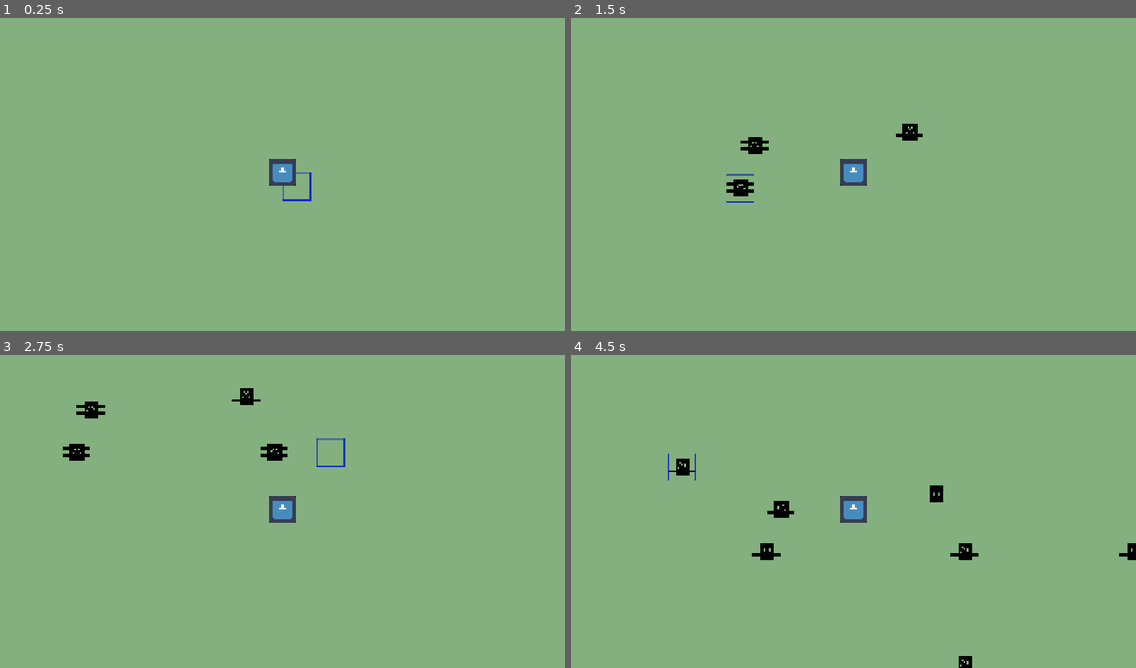
Above: before the commit, frames 1-4 (two rows, left to right).
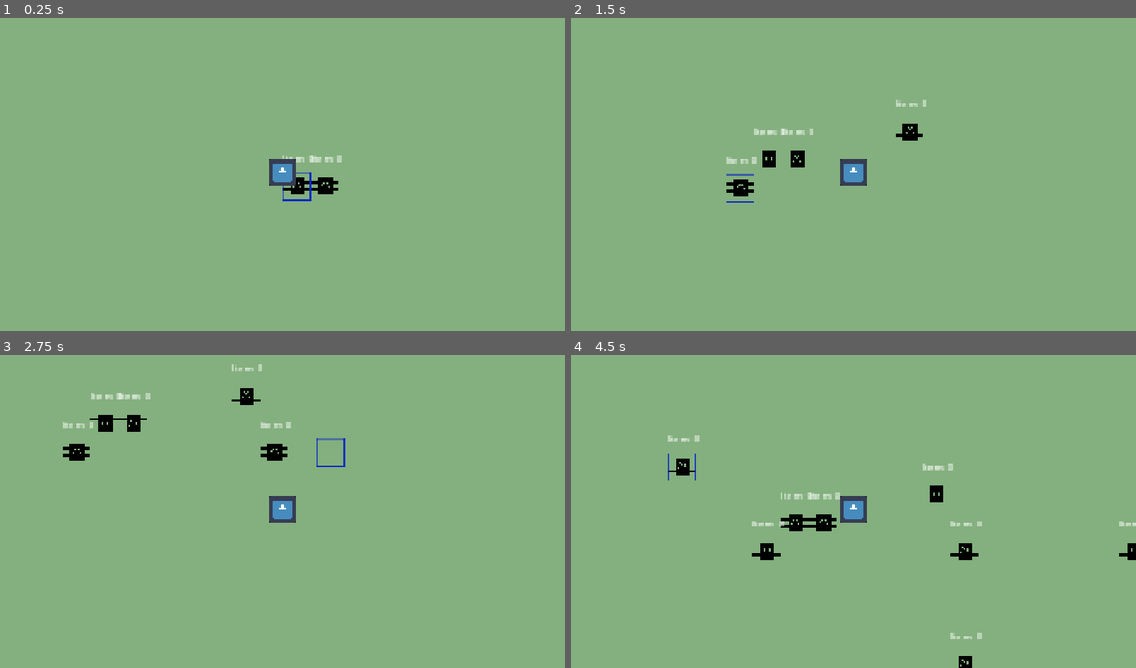
Above: after the commit, the same moments.

Repository: jrhoads33/factory-rush
Game: Godot game, scene res://scenes/factory_manager.tscn
Two runs of this game, one before a commit and one after it. Both use one fixed random seed, a clock stepped at 60 frames per second and the inputs below. The engine's default icon, where the game draws it, is replaced by a stand-in: a white triangle on a blue panel in a dark square.
Inputs (mouse positions are in pixels of both pictures, inside the frame that each line leads up to):
- Up to frame 1 (0.25 s): no input
- Up to frame 2 (1.5 s): tap Enter at 0.5 s; move the mouse to (977, 155) at 0.52 s; hold D (right) 0.53-1.28 s; click (977, 155) at 0.67 s; move the mouse to (740, 187) at 1.27 s; hold S (down) from 1.28 s (still down); click (740, 187) at 1.42 s
- Up to frame 3 (2.75 s): move the mouse to (339, 439) at 2.02 s; release S (down) at 2.03 s; hold D (right) from 2.03 s (still down); click (339, 439) at 2.17 s
- Up to frame 4 (4.5 s): move the mouse to (825, 574) at 2.77 s; release D (right) at 2.78 s; hold W (up) 2.78-3.53 s; click (825, 574) at 2.92 s; move the mouse to (1023, 558) at 3.52 s; hold A (left) from 3.53 s (still down); click (1023, 558) at 3.67 s; move the mouse to (684, 461) at 4.27 s; click (684, 461) at 4.42 s

The runs differ from the first frame. In frame 1, 0.4% of the frame differs, in the area x 50-61%, y 43-57%; in frame 2, 0.7%; in frame 3, 0.8%; in frame 4, 1.0%, in the area x 17-100%, y 25-91%.

Commit message:
Working item transfer system

Diff:
--- a/scenes/factory_manager.tscn
+++ b/scenes/factory_manager.tscn
@@ -3,8 +3,6 @@
 [ext_resource type="Script" uid="uid://pvd5js8cj4is" path="res://scripts/factory_manager.gd" id="1_vlkmt"]
 [ext_resource type="PackedScene" uid="uid://bagfqrmsiprhx" path="res://scenes/level1.tscn" id="1_xghbp"]
 [ext_resource type="PackedScene" uid="uid://bso257pts12be" path="res://scenes/select_hover.tscn" id="2_fwkfo"]
-[ext_resource type="PackedScene" uid="uid://cx4e4666jihef" path="res://scenes/machine.tscn" id="4_8tkgl"]
-[ext_resource type="Resource" uid="uid://btfbk5hpe7kvk" path="res://data/machines/converyer.tres" id="5_28sjo"]
 [ext_resource type="PackedScene" uid="uid://c45md6xgmovbi" path="res://scenes/player.tscn" id="6_u4duj"]
 [ext_resource type="PackedScene" uid="uid://ca1woy7mxw7oi" path="res://scenes/MachineContainer.tscn" id="7_hctn2"]
 
@@ -15,9 +13,6 @@
 
 [node name="MachineContainer" parent="." unique_id=1345146759 instance=ExtResource("7_hctn2")]
 
-[node name="Machine" parent="MachineContainer" unique_id=789845287 instance=ExtResource("4_8tkgl")]
-machine_resource = ExtResource("5_28sjo")
-
 [node name="SelectHover" parent="." unique_id=1060354274 instance=ExtResource("2_fwkfo")]
 
 [node name="Player" parent="." unique_id=657955515 instance=ExtResource("6_u4duj")]
--- a/scenes/item.tscn
+++ b/scenes/item.tscn
@@ -2,18 +2,9 @@
 
 [ext_resource type="Texture2D" uid="uid://32pfx1tyg8sr" path="res://sprites/item.png" id="1_4gq7n"]
 [ext_resource type="Script" uid="uid://bsln65lamkuc1" path="res://scripts/item.gd" id="1_s8enn"]
-[ext_resource type="Script" uid="uid://ro00kvle701y" path="res://scripts/resource_definitions/item_definition.gd" id="2_6muww"]
-
-[sub_resource type="Resource" id="Resource_vljjh"]
-script = ExtResource("2_6muww")
-id = "0"
-display_name = "wood"
-texture = ExtResource("1_4gq7n")
-metadata/_custom_type_script = "uid://ro00kvle701y"
 
 [node name="Item" type="Node2D" unique_id=674799371]
 script = ExtResource("1_s8enn")
-item_definition = SubResource("Resource_vljjh")
 
 [node name="Sprite2D" type="Sprite2D" parent="." unique_id=1741294974]
 texture_filter = 1
--- a/scenes/machine.tscn
+++ b/scenes/machine.tscn
@@ -16,3 +16,25 @@
 [node name="Sprite2D" type="Sprite2D" parent="." unique_id=1344905572]
 texture_filter = 1
 texture = ExtResource("1_a5lir")
+
+[node name="InventoryLabel" type="Label" parent="." unique_id=291047808]
+texture_filter = 1
+offset_left = -16.0
+offset_top = -39.0
+offset_right = 18.0
+offset_bottom = -16.0
+theme_override_font_sizes/font_size = 10
+
+[node name="ProcessTimer" type="Timer" parent="." unique_id=1400512372]
+autostart = true
+
+[node name="GenerateTimer" type="Timer" parent="." unique_id=1145743761]
+wait_time = 10.0
+autostart = true
+
+[node name="DebugTimer" type="Timer" parent="." unique_id=446231394]
+autostart = true
+
+[connection signal="timeout" from="ProcessTimer" to="." method="_on_process_timer_timeout"]
+[connection signal="timeout" from="GenerateTimer" to="." method="_on_generate_timer_timeout"]
+[connection signal="timeout" from="DebugTimer" to="." method="_on_debug_timer_timeout"]
--- a/scripts/factory_manager.gd
+++ b/scripts/factory_manager.gd
@@ -9,6 +9,16 @@
 
 func _ready() -> void:
 	GameManager.factory_manager = self
+	setup_default_machines()
+
+
+func setup_default_machines() -> void:
+	var machine_scene = preload("res://scenes/machine.tscn")
+	var conveyor = preload("res://data/machines/converyer.tres")
+
+	place_machine(Vector2i(0, 0), machine_scene, conveyor)
+	place_machine(Vector2i(1, 0), machine_scene, conveyor)
+
 
 func get_tile(coords: Vector2i) -> TileCellData:
 	return grid.get(coords, null)
@@ -17,6 +27,7 @@
 	return grid.has(coords) and grid[coords].machine_ref != null
 
 func place_machine(coords: Vector2i, machine_scene: PackedScene, resource: Resource) -> bool:
+	"""Places a Machine scene in the factory scene"""
 	if is_occupied(coords):
 		return false
 	var world_pos = tile_layer.map_to_local(coords)
@@ -24,6 +35,7 @@
 	machine.machine_resource = resource
 	machine.position = world_pos
 	machine.grid_pos = coords
+	machine.setup_inventory()
 	machine_container.add_child(machine)
 
 	if not grid.has(coords):
--- a/scripts/item.gd
+++ b/scripts/item.gd
@@ -1,10 +1,11 @@
 extends Node2D
 
-@export var item_definition : ItemDefinition
+@export var item_resource : Item
+
+var id : String
 
 func _ready() -> void:
-	if item_definition.texture:
-		$Sprite2D.texture = item_definition.texture
+	id = item_resource.item_id if item_resource.item_id else "metal"
 
 
 func _process(delta: float) -> void:
--- a/scripts/level_1.gd
+++ b/scripts/level_1.gd
@@ -10,7 +10,3 @@
 
 	for cord in map_data_dict:
 		set_cell(cord, 0, Vector2i(0,0),0)
-
-# Called every frame. 'delta' is the elapsed time since the previous frame.
-func _process(delta: float) -> void:
-	pass
--- a/scripts/machine.gd
+++ b/scripts/machine.gd
@@ -2,11 +2,74 @@
 
 @export var machine_resource : MachineDefinition
 var grid_pos : Vector2i
+var inventory_label : Label
+var inventory_slots : int = 1
+var inventory : Array = []
+var generation_resource: Resource = preload("res://scripts/resource_definitions/stone_item.tres")
+
+#var inventory
 # Called when the node enters the scene tree for the first time.
 func _ready() -> void:
 	$Sprite2D.texture = machine_resource.texture if machine_resource.texture else $Sprite2D.texture
+	setup_inventory()
+
+func setup_inventory():
+	"""Assigns Inventory Slots and Inventory Labels"""
+	inventory_slots = machine_resource.inventory_slots
+	inventory.resize(inventory_slots)
+	inventory_label = $InventoryLabel
+	update_inv_label()
+
+func shift_inventory():
+	var first_item_slot = inventory.find_custom(func(x): return x != null)
+	for i in range(get_stack_size()):
+		inventory[i] = inventory[i+first_item_slot]
+		inventory[i+first_item_slot] = null
 
 
-# Called every frame. 'delta' is the elapsed time since the previous frame.
-func _process(delta: float) -> void:
-	pass
+func update_inv_label() -> void:
+	inventory_label.text = "Item: %s" % [get_stack_size()]
+
+func get_stack_size() -> int:
+	""" Returns the number of items in the inventory """
+	return len(inventory) - inventory.count(null)
+
+
+func _on_process_timer_timeout() -> void:
+	"""triggers actions for process timer or a tick"""
+	var right_machine = GameManager.factory_manager.get_tile(grid_pos + Vector2i(1,0))
+
+	if right_machine != null and inventory[0] != null:
+		var success = right_machine.machine_ref.receive_item(inventory[0])
+		print("inv transfer {0}".format([success]))
+		if success:
+			inventory[0] = null
+			shift_inventory()
+			update_inv_label()
+
+func insert_to_first_open_slot(item):
+	var first_open_slot = inventory.find_custom(func(x): return x == null)
+	inventory[first_open_slot] = item
+	print("insert")
+
+
+func receive_item(item: Item) -> bool:
+	if null not in inventory:
+		print("inv full")
+		return false
+	insert_to_first_open_slot(item)
+	update_inv_label()
+	return true
+
+
+func _on_generate_timer_timeout() -> void:
+	var item = generation_resource.duplicate()
+
+	if null in inventory:
+		insert_to_first_open_slot(item)
+	update_inv_label()
+
+
+
+func _on_debug_timer_timeout() -> void:
+	print("inventory", inventory)
--- /dev/null
+++ b/scripts/resource_definitions/item.gd
@@ -0,0 +1,9 @@
+# item.gd
+class_name Item_resource
+extends Resource
+
+@export var item_id: String = ""
+@export var display_name: String = ""
+@export var quantity: int = 0
+@export var max_stack: int = 99
+@export var metadata: Dictionary = {}
--- a/scripts/resource_definitions/item_definition.gd
+++ /dev/null
@@ -1,6 +0,0 @@
-class_name ItemDefinition
-extends Resource
-
-@export var id: String = ""
-@export var display_name: String = ""
-@export var texture: Texture2D = null
--- a/scripts/resource_definitions/machine_definition.gd
+++ b/scripts/resource_definitions/machine_definition.gd
@@ -10,3 +10,6 @@
 @export var ports: Array[PortDefinition] = []
 @export var location: Vector2i = Vector2i(0,0)
 @export var orientation: int = 0
+
+# --- inventory specs ---
+@export var inventory_slots: int = 10
--- /dev/null
+++ b/scripts/resource_definitions/stone_item.gd
@@ -0,0 +1,9 @@
+# item.gd
+class_name Item
+extends Resource
+
+@export var item_id: String = "stone"
+@export var display_name: String = "stone"
+@export var quantity: int = 0
+@export var max_stack: int = 99
+@export var metadata: Dictionary = {}
--- /dev/null
+++ b/scripts/resource_definitions/stone_item.tres
@@ -0,0 +1,7 @@
+[gd_resource type="Resource" script_class="Item" format=3 uid="uid://bjo7obewwgmtx"]
+
+[ext_resource type="Script" uid="uid://cteq3c0wqun6q" path="res://scripts/resource_definitions/stone_item.gd" id="1_stdgd"]
+
+[resource]
+script = ExtResource("1_stdgd")
+metadata/_custom_type_script = "uid://cteq3c0wqun6q"
Renamed: scripts/resource_definitions/item_definition.gd.uid -> scripts/resource_definitions/item.gd.uid
Not shown, added: scripts/resource_definitions/stone_item.gd.uid
Not shown, added: .gitignore
